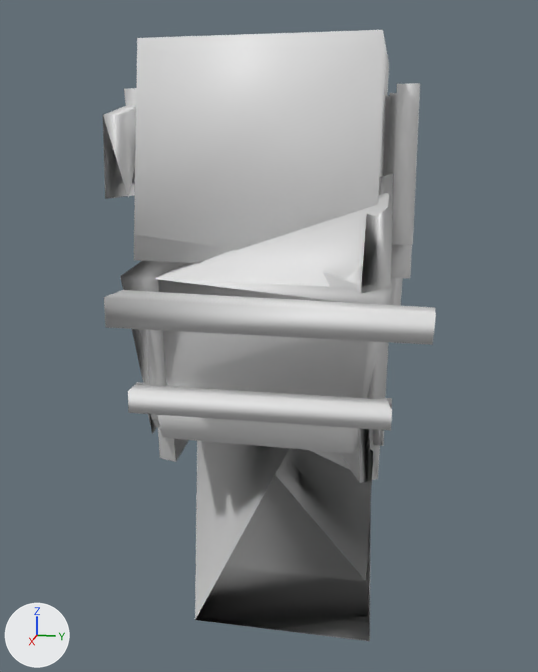
Two versions of the OBJ model src/main/resources/assets/kn8/meshes/kota/arm_left.obj, one commit apart.
One viewpoint serves both versions: a camera (50 mm lens) standing at (0.328, 0.095, 1.193) and looking at (-0.24, -0.018, 1.051). The axes (+X, +Y, +Z) are drawn at lower left. The lights are the same throughout. The older version comes first. Where no turn or scale is listed for an object, it has been applied to the vertices. Vertices at exactly the same position are counted once.

In view in the first picture: 'arm_left'.
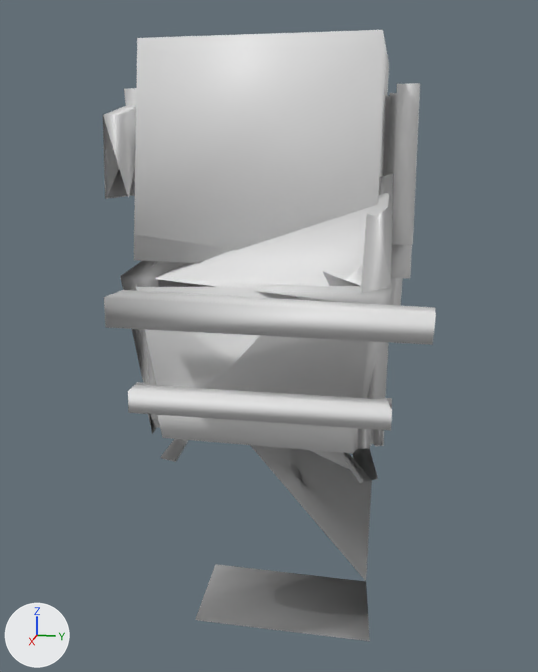
Patch to the scene script:
```diff
--- a/src/main/resources/assets/kn8/meshes/kota/arm_left.obj.py
+++ b/src/main/resources/assets/kn8/meshes/kota/arm_left.obj.py
@@ me_arm_left @@
 # used by ob_arm_left; location = (0.0, 0.0, 0.0)
-me_arm_left.from_pydata(...)  # 280 vertices, 515 faces; spans x -0.349..-0.118, y -0.122..0.108, z 0.76..1.268
+me_arm_left.from_pydata(...)  # 325 vertices, 551 faces; spans x -0.349..-0.118, y -0.122..0.108, z 0.76..1.268
+# me_arm_left part 1
+# 1 vertex is removed from x -0.247, y -0.088, z 0.957
+# 38 faces are deleted
+# 46 vertices are added at x -0.304..-0.164, y -0.105..0.074, z 0.978..1.101
+# 74 new faces join them
```

Boxes (x1, y1, x2, y2) around the edits, measured in the pictures (538 x 672 px):
part 1 of me_arm_left, cut back
    before: (107, 169, 390, 637)
    after: (107, 169, 390, 449)
